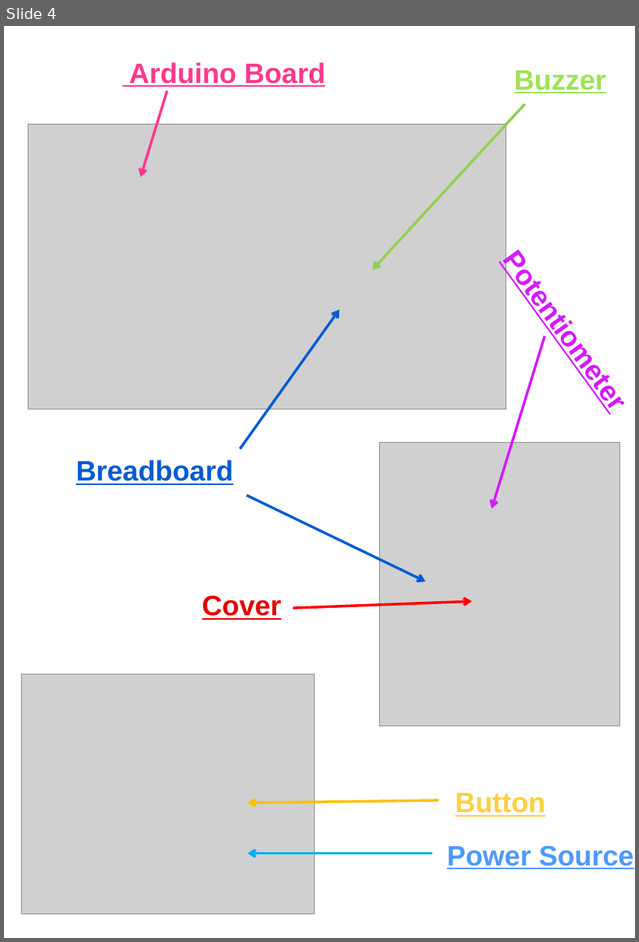
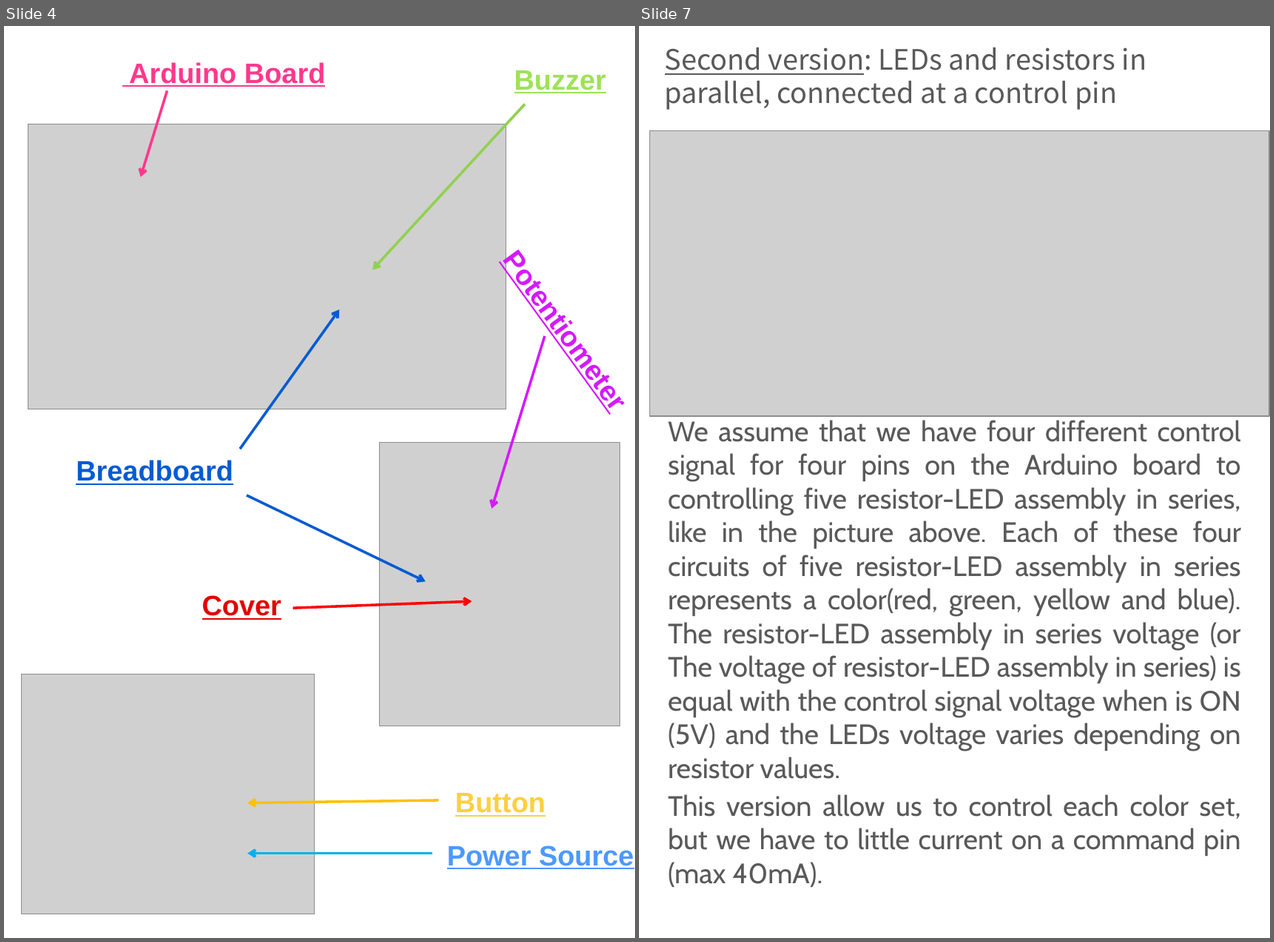
Before and after one commit to MuresanBianca/musical-tree, a slide deck: Documentations/InEnglish/MusicalTreeRo.pptx. Shown side by side, each under a label of ours: slide 4 before the commit, slides 4 and 7 after it; the slides between them are not shown. The pictures are 639x942 and 1274x942 pixels, drawn with LibreOffice and Linux fonts; fonts in the diff are those of the drawing; grey boxes stand for pictures. Boxes give left, top, right and bottom in pixels: in the first picture for what was removed or moved away, otherwise in the second. Text is boxed around its words. In the diff, an @@ line names an element or a change of style, - is before the commit and + after.

```diff
--- a/Documentations/InEnglish/MusicalTreeRo.pptx
+++ b/Documentations/InEnglish/MusicalTreeRo.pptx
@@ slide 7 added at [639,26,1270,938], background #FFFFFF @@
@@ text added at [665,47,1147,110], 24 pt, text #595959 @@
+Second version: LEDs and resistors in parallel, connected at a control pin
@@ picture added at [650,130,1269,416] @@
@@ text added at [668,420,1241,887], 24 pt, text #595959 @@
+We assume that we have four different control signal for four pins on the Arduino board to controlling five resistor-LED assembly in series, like in the picture above. Each of these four circuits of five resistor-LED assembly in series represents a color(red, green, yellow and blue). The resistor-LED assembly in series voltage (or The voltage of resistor-LED assembly in series) is equal with the control signal voltage when is ON (5V) and the LEDs voltage varies depending on resistor values.
+This version allow us to control each color set, but we have to little current on a command pin (max 40mA).
```
Also in this commit, not shown: 9 slides changed, 1 other slide added, 2 slides removed, 1 other file.
